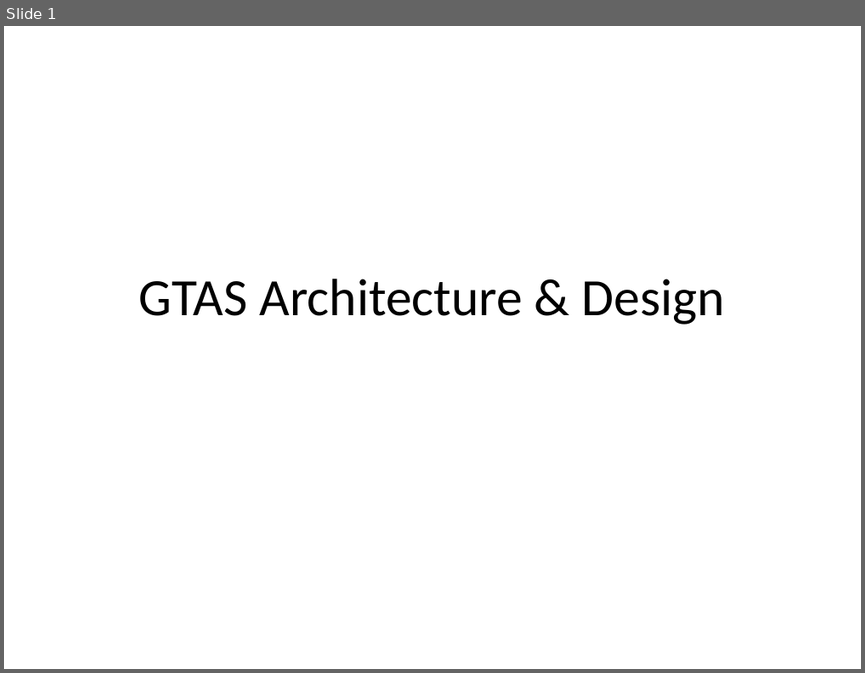
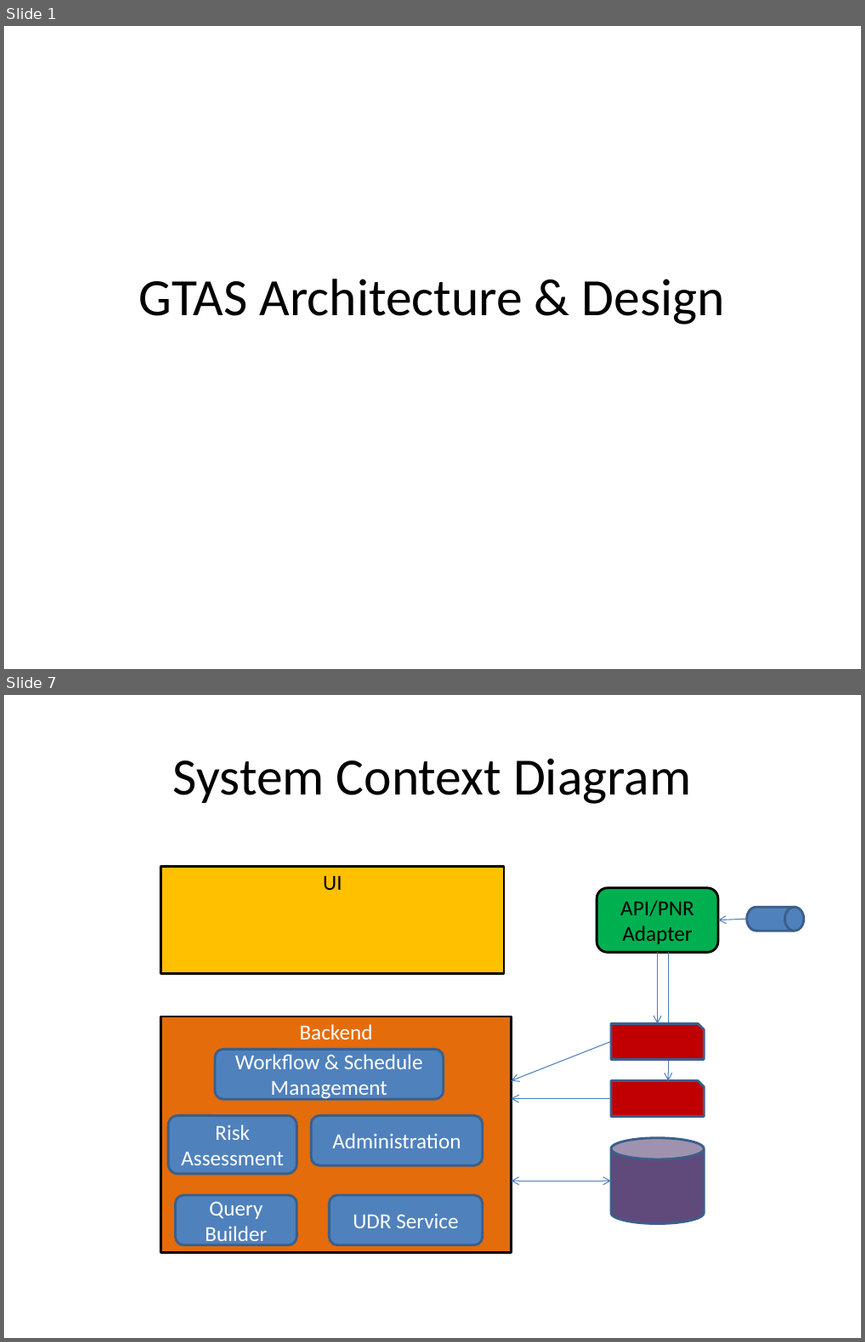
Before and after one commit to seamustuohy/GTAS, a slide deck: doc/GTAS Architecture & Design.pptx. Shown one above the other, each under a label of ours: slide 1 before the commit, slides 1 and 7 after it; the slides between them are not shown. The pictures are 865x673 and 865x1342 pixels, drawn with LibreOffice and Linux fonts; fonts in the diff are those of the drawing. Boxes give left, top, right and bottom in pixels: in the first picture for what was removed or moved away, otherwise in the second. Text is boxed around its words. In the diff, an @@ line names an element or a change of style, - is before the commit and + after.

Commit message:
Added ssystem feature list and contexxt diagram.

```diff
--- a/doc/GTAS Architecture & Design.pptx
+++ b/doc/GTAS Architecture & Design.pptx
@@ slide 7 added at (x1=4, y1=695, x2=861, y2=1338), background #FFFFFF @@
@@ title added at (x1=173, y1=758, x2=691, y2=804), 44 pt, text #000000 @@
+System Context Diagram
@@ rectangle added at (x1=160, y1=867, x2=504, y2=974), fill #FFC000, outline #000000 2 pt, 18 pt, text #000000 @@
+UI
@@ rounded rectangle added at (x1=597, y1=888, x2=719, y2=952), fill #00B050, outline #000000 2 pt, 18 pt, text #000000 @@
+API/PNR Adapter
@@ arrow added from (747, 919) to (718, 919), #4B7EBC 0.75 pt @@
@@ flow chart magnetic drum added at (x1=747, y1=907, x2=804, y2=930), fill #4F81BD, outline #3A5F8C 2 pt @@
@@ arrow added from (657, 952) to (657, 1023), #4B7EBC 0.75 pt @@
@@ arrow added from (668, 952) to (668, 1081), #4B7EBC 0.75 pt @@
@@ rectangle added at (x1=160, y1=1016, x2=511, y2=1252), fill #E46C0A, outline #000000 2 pt, 18 pt, text #FFFFFF @@
+Backend
@@ snip rect added at (x1=611, y1=1023, x2=704, y2=1059), fill #C00000, outline #3A5F8C 2 pt @@
@@ rounded rectangle added at (x1=215, y1=1049, x2=443, y2=1099), fill #4F81BD, outline #3A5F8C 2 pt, 18 pt, text #FFFFFF @@
+Workflow & Schedule Management
@@ arrow added from (611, 1041) to (511, 1081), #4B7EBC 0.75 pt @@
@@ arrow added from (611, 1099) to (511, 1099), #4B7EBC 0.75 pt @@
@@ snip rect added at (x1=611, y1=1081, x2=704, y2=1117), fill #C00000, outline #3A5F8C 2 pt @@
@@ rounded rectangle added at (x1=169, y1=1116, x2=297, y2=1174), fill #4F81BD, outline #3A5F8C 2 pt, 18 pt, text #FFFFFF @@
+Risk Assessment
@@ rounded rectangle added at (x1=311, y1=1116, x2=482, y2=1165), fill #4F81BD, outline #3A5F8C 2 pt, 18 pt, text #FFFFFF @@
+Administration
@@ cylinder added at (x1=611, y1=1138, x2=704, y2=1224), fill #604A7B, outline #3A5F8C 2 pt @@
@@ rounded rectangle added at (x1=176, y1=1195, x2=297, y2=1244), fill #4F81BD, outline #3A5F8C 2 pt, 18 pt, text #FFFFFF @@
+Query Builder
@@ rounded rectangle added at (x1=329, y1=1195, x2=482, y2=1244), fill #4F81BD, outline #3A5F8C 2 pt, 18 pt, text #FFFFFF @@
+UDR Service
@@ double arrow added from (611, 1181) to (511, 1181), #4B7EBC 0.75 pt @@
```
Also in this commit, not shown: 2 slides changed, 3 other slides added.
